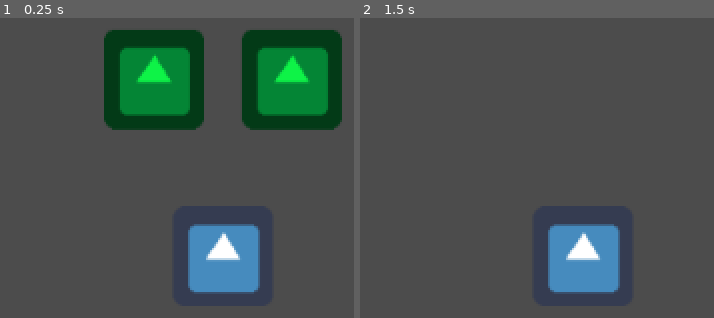
Above: before the commit, frames 1-2 (left to right).
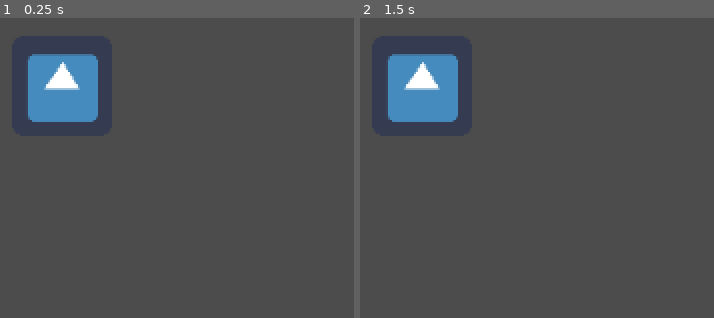
Above: after the commit, the same moments.

Repository: juunishimaster/wild-jam-9
Game: Godot game, scene res://object/Player.tscn
The game is run twice, just before and just after one commit, with the same random seed, the same clock (stepped at 60 frames per second) and the same inputs. The project has no main scene, so this scene is started directly. The engine's default icon, where the game draws it, is replaced by a stand-in: a white triangle on a blue panel in a dark square.
Inputs (mouse positions are in pixels of both pictures, inside the frame that each line leads up to):
- Up to frame 1 (0.25 s): no input
- Up to frame 2 (1.5 s): tap Enter at 0.5 s; move the mouse to (515, 78) at 0.52 s; hold Right (ui_right) 0.53-1.28 s; click (515, 78) at 0.67 s; tap Space at 1.25 s; move the mouse to (650, 78) at 1.27 s; hold Down (ui_down) from 1.28 s (still down); click (650, 78) at 1.42 s

The runs differ from the first frame. In frame 1, 28% of the frame differs, in the area x 7-97%, y 4-92%; in frame 2, 9.1%.

Commit message:
+ Add grid movement (not finished yet)

Diff:
--- a/object/Player.gd
+++ b/object/Player.gd
@@ -4,23 +4,67 @@
 # var a = 2
 # var b = "text"
 
+# Movement variables
+var speed = 256
+var tile_size = 64
+
+var last_pos = Vector2()
+var target_pos = Vector2()
+var move_dir = Vector2()
+
+# Action variables
 var action_array = ["idle", "idle"]
 var input_counter = 0
 var curr_action_idx = 0
 var max_action_idx = 1 # Because player can only stack 2 actions on their turn
+
+var min_atk_distance = 32 # Change this accordingly
 
 var curr_health
 var max_health = 3
 
 # Called when the node enters the scene tree for the first time.
 func _ready():
+	# Movement preparation
+	position = position.snapped(Vector2(tile_size, tile_size))
+	last_pos = position
+	target_pos = position
+
+	# Action preparation
 	curr_health = max_health
 	for btn in get_tree().get_nodes_in_group("player_actions"):
 		btn.connect("action_signal", self, "_on_ActionButton_action_signal")
 
 # Called every frame. 'delta' is the elapsed time since the previous frame.
-#func _process(delta):
-#	pass
+func _process(delta):
+	# Movement
+	position += speed * move_dir * delta
+
+	if position.distance_to(last_pos) >= tile_size:
+		position = target_pos
+
+	# Idle
+	if position == target_pos:
+		get_movedir()
+		last_pos = position
+		target_pos = move_dir * tile_size
+
+	pass
+
+# Get direction the player wants to move
+func get_movedir():
+	var LEFT = Input.is_action_pressed("ui_left")
+	var RIGHT = Input.is_action_pressed("ui_right")
+	var UP = Input.is_action_pressed("ui_up")
+	var DOWN = Input.is_action_pressed("ui_down")
+
+	move_dir.x = -int(LEFT) + int(RIGHT)
+	move_dir.y = -int(UP) + int(DOWN)
+
+	print(move_dir)
+
+	if move_dir.x != 0 && move_dir.y != 0:
+		move_dir = Vector2.ZERO
 
 # Show the action panel at the beginning of player's turn
 func show_action_panel():
@@ -40,9 +84,16 @@
 		curr_health = max_health
 
 func action_attack():
+	# Assuming the attack goes AoE but close ranged
+	var enemy_list = get_tree().get_nodes_in_group("enemies")
+	for en in enemy_list:
+		if en.global_position.distance_to(self.global_position) <= min_atk_distance:
+			print("Damage the enemy")
+			# damage function in the enemy nodes' script
 	pass
 
 func action_ranged_attack():
+
 	pass
 
 func do_action():
--- a/object/Player.tscn
+++ b/object/Player.tscn
@@ -1,22 +1,12 @@
-[gd_scene load_steps=4 format=2]
+[gd_scene load_steps=3 format=2]
 
 [ext_resource path="res://icon.png" type="Texture" id=1]
 [ext_resource path="res://object/Player.gd" type="Script" id=2]
-[ext_resource path="res://object/ActionButton.tscn" type="PackedScene" id=3]
 
 [node name="Player" type="Sprite"]
-position = Vector2( 167.137, 173.327 )
+position = Vector2( 64, 64 )
 texture = ExtResource( 1 )
 script = ExtResource( 2 )
 __meta__ = {
 "_edit_group_": true
 }
-
-[node name="ActionPanel" type="Sprite" parent="."]
-
-[node name="ActionButton" parent="ActionPanel" instance=ExtResource( 3 )]
-position = Vector2( -44.2629, -113.651 )
-
-[node name="ActionButton2" parent="ActionPanel" instance=ExtResource( 3 )]
-position = Vector2( 44, -113.651 )
-action_type = "walk-up"
